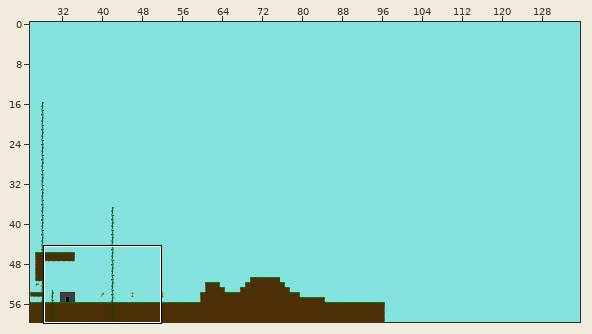
Two versions of a level (Tiled map, map.tmx). Above: a wide view before the commit, with the close-up outlined.
Close-up. Before:
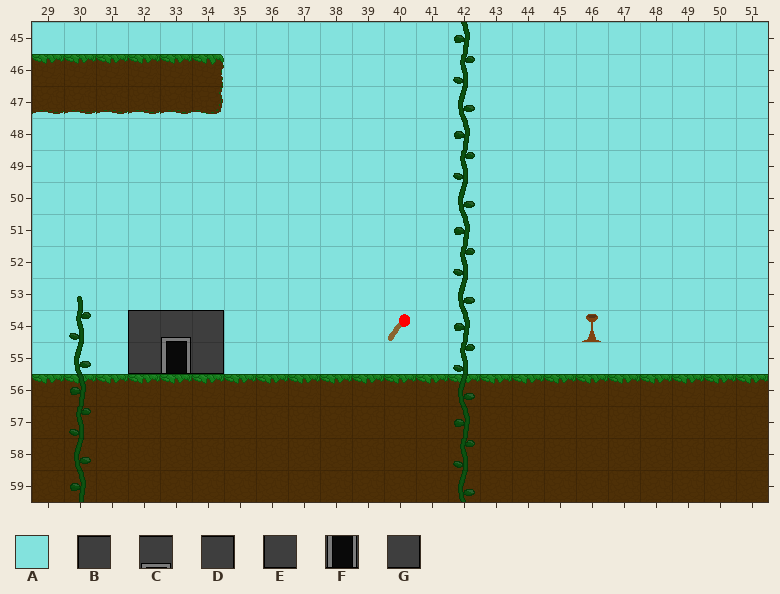
Cells are 32x32 px. Shown: x 29..51, y 45..59. The commit also changed other parts of the map, which this record leaves out. Tiles whose own drawing changed are shown in their newer look in all pictures.
Key: from "tuilesJeu": A 4, B 41, C 42, D 43, E 74, F 75, G 76.
_ is an empty cell, # one hidden under a higher layer.
Layers that did not change in this view are not listed.
Layer "background" before, first column x 29:
45 AAAAAAAAAAAAAAAAAAAAAAA
46 #####AAAAAAAAAAAAAAAAAA
47 AAAAAAAAAAAAAAAAAAAAAAA
48 AAAAAAAAAAAAAAAAAAAAAAA
49 AAAAAAAAAAAAAAAAAAAAAAA
50 AAAAAAAAAAAAAAAAAAAAAAA
51 AAAAAAAAAAAAAAAAAAAAAAA
52 AAAAAAAAAAAAAAAAAAAAAAA
53 AAAAAAAAAAAAAAAAAAAAAAA
54 AAABCDAAAAAAAAAAAAAAAAA
55 AAAEFGAAAAAAAAAAAAAAAAA
56 ############___________
57 ############___________
58 ############___________
59 ############___________
The same view after the edit:
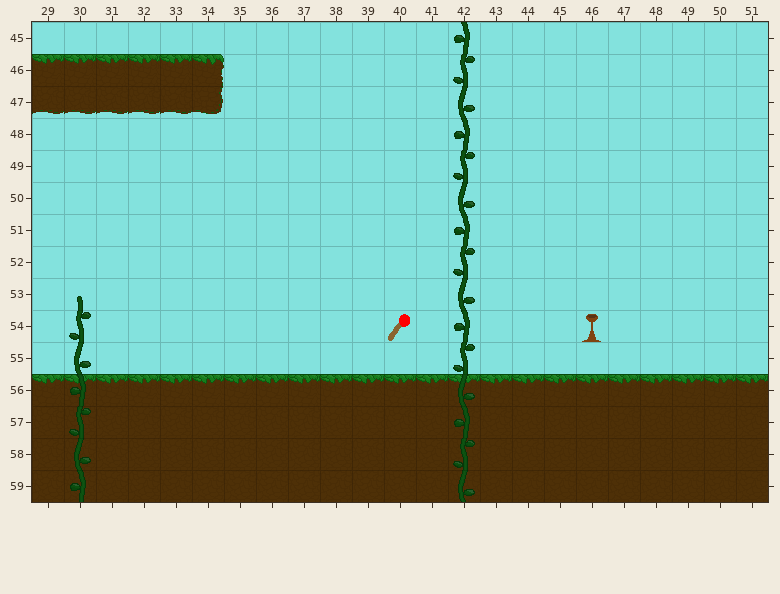
Change:
{"where": "layer \"background\""}
{"y":54,"x":32,"old":"BCD","new":"AAA"}
{"y":55,"x":32,"old":"EFG","new":"AAA"}
